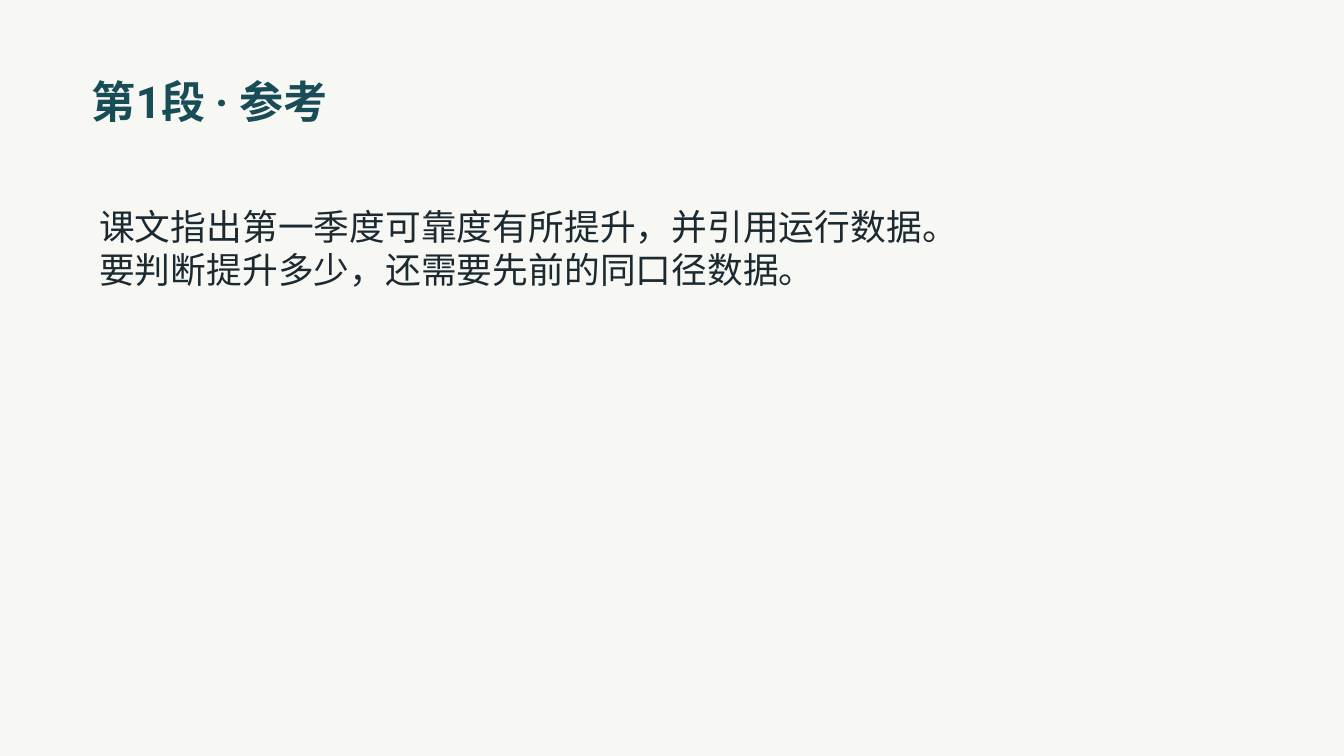
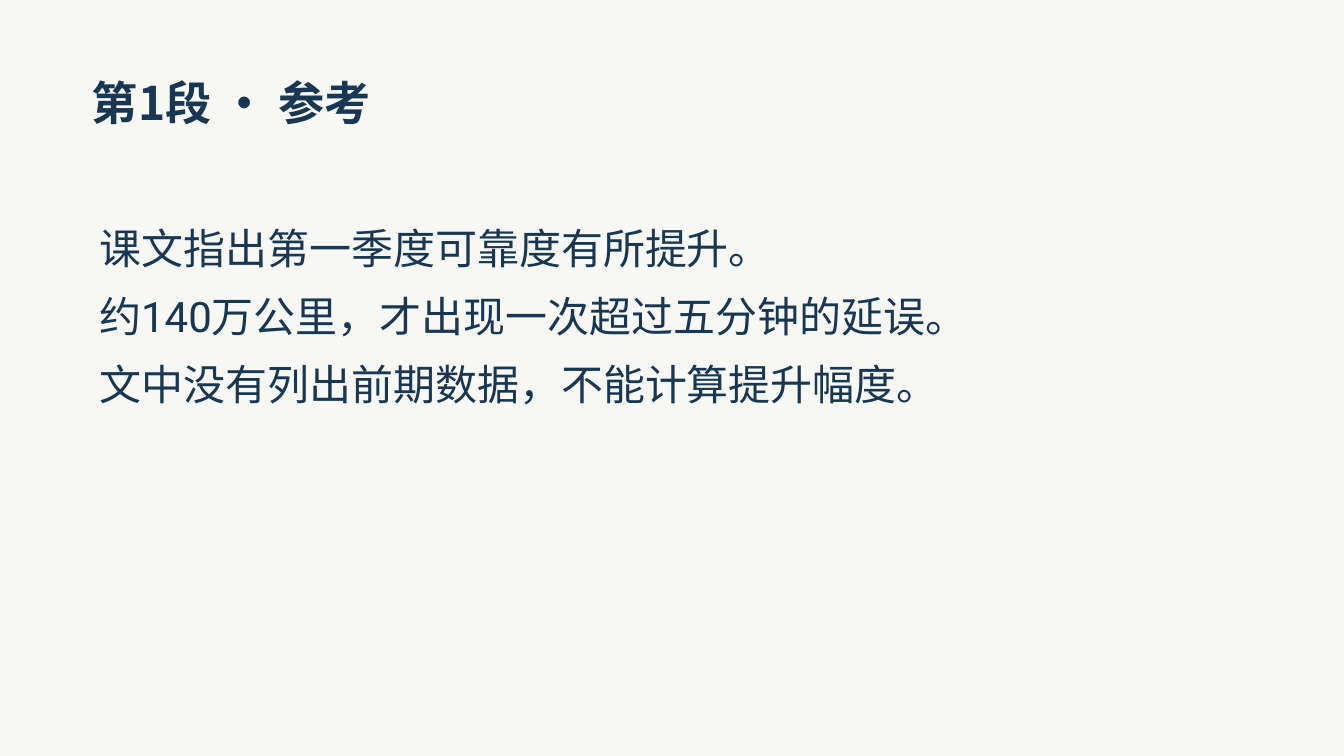
Before and after one commit to lf9675/huawentong-home, a slide deck: slide 4 of du/textbook/1hcl/unit6/shicheng-xuexi/teacher-slides.pptx. Drawn at 1344x756 pixels with LibreOffice and Linux fonts; fonts in the diff are those of the drawing. Boxes give left, top, right and bottom in pixels: in the first picture for what was removed or moved away, otherwise in the second. Text is boxed around its words. In the diff, an @@ line names an element or a change of style, - is before the commit and + after.

```diff
--- a/du/textbook/1hcl/unit6/shicheng-xuexi/teacher-slides.pptx
+++ b/du/textbook/1hcl/unit6/shicheng-xuexi/teacher-slides.pptx
@@ text "第1段 · 参考" at bbox=[92, 80, 371, 124]: size 31.5 to 33 pt, font Roboto to Noto Sans CJK SC, text colour #184C56 to #173754 @@
@@ text at bbox=[99, 228, 968, 405]: text changed; size 25.5 to 30 pt; text colour #1B2931 to #173754 @@
-课文指出第一季度可靠度有所提升，并引用运行数据。
-要判断提升多少，还需要先前的同口径数据。
+课文指出第一季度可靠度有所提升。
+约140万公里，才出现一次超过五分钟的延误。
+文中没有列出前期数据，不能计算提升幅度。
```
Also in this commit, not shown: 26 other slides changed, 6 slides added, 1 slide removed, 16 other files.
